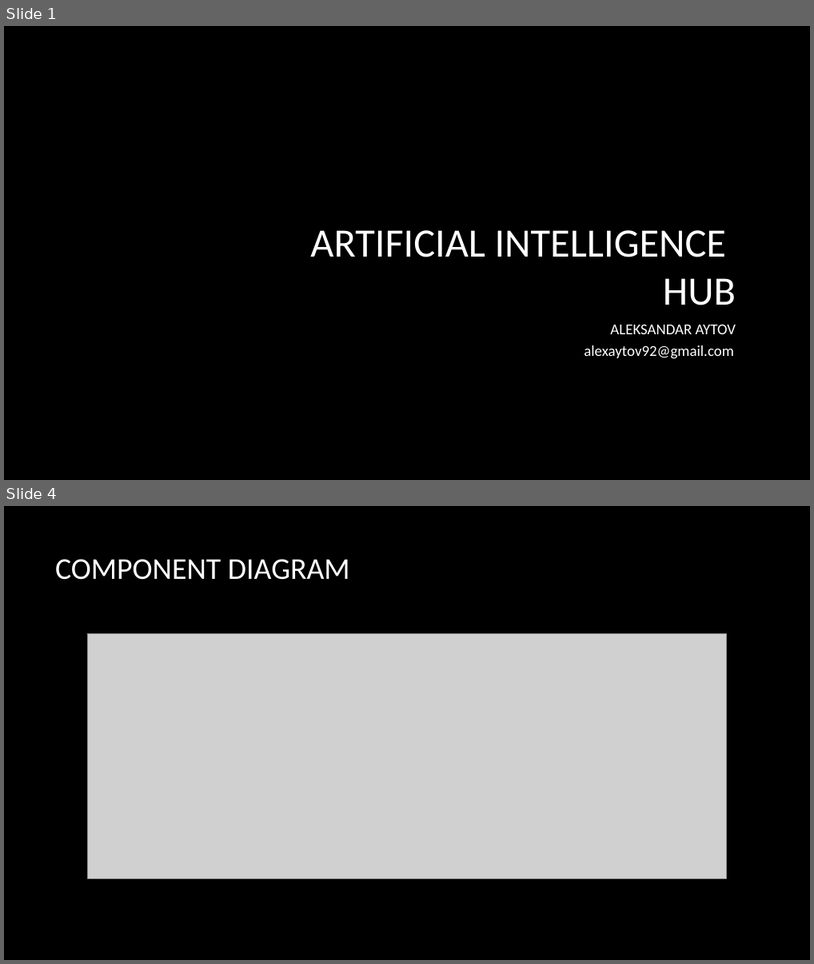
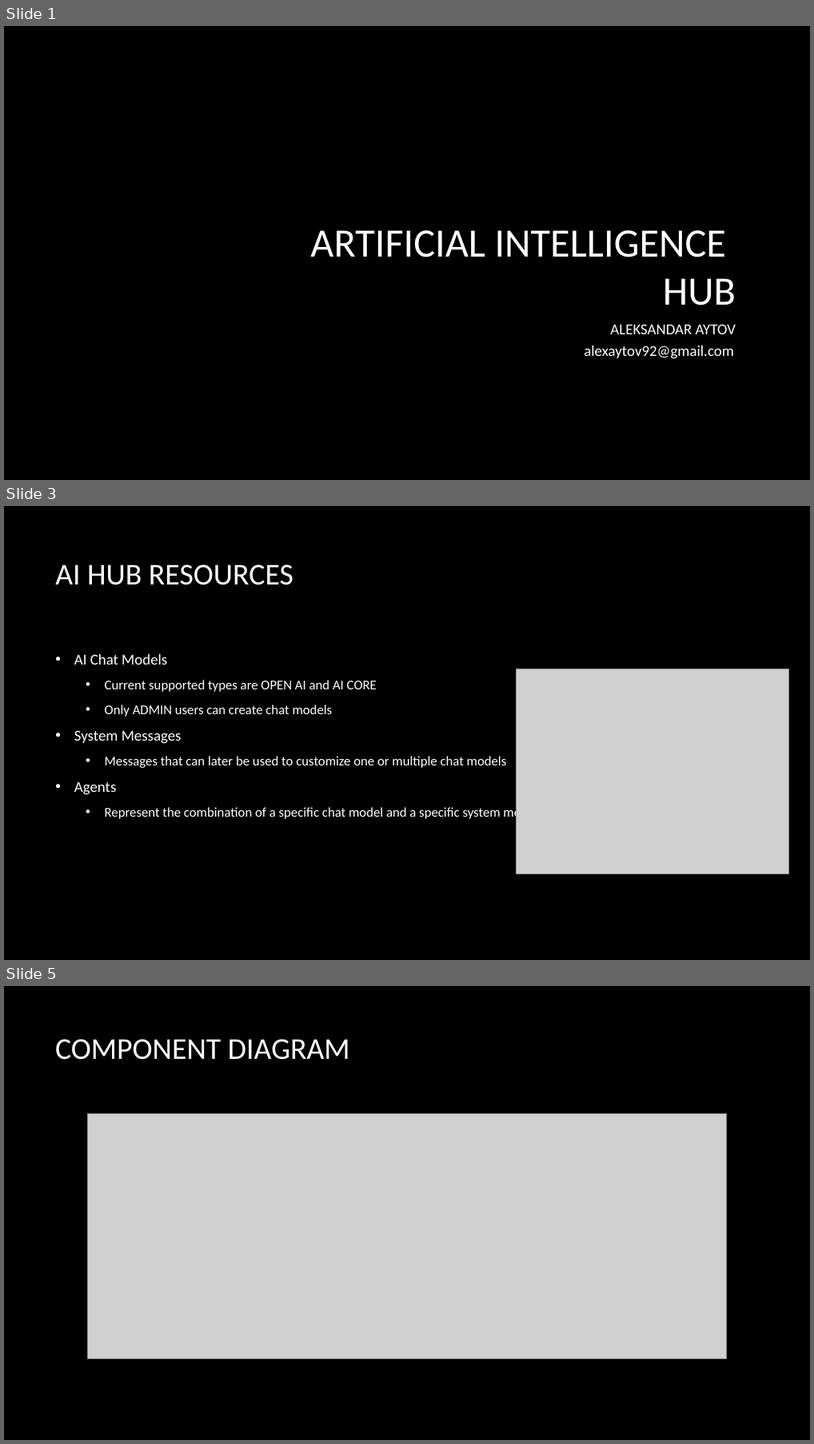
Before and after one commit to alexaytov/ai-hub, a slide deck: Presentation.pptx. Shown one above the other, each under a label of ours: slides 1 and 4 before the commit, slides 1, 3 and 5 after it; the slides between them are not shown. The pictures are 814x964 and 814x1444 pixels, drawn with LibreOffice and Linux fonts; fonts in the diff are those of the drawing; grey boxes stand for pictures; background and template pictures are left out. Boxes give left, top, right and bottom in pixels: in the first picture for what was removed or moved away, otherwise in the second. Text is boxed around its words. In the diff, an @@ line names an element or a change of style, - is before the commit and + after.

```diff
--- a/Presentation.pptx
+++ b/Presentation.pptx
@@ slide 3 added at box(4, 506, 810, 960), background picture (left out) @@
@@ title added at box(55, 564, 294, 585), 36 pt, text #FFFFFF @@
+AI HUB RESOURCES
@@ text added at box(74, 654, 550, 820), 16 pt, text #FFFFFF @@
+• AI Chat Models
+  • Current supported types are OPEN AI and AI CORE
+  • Only ADMIN users can create chat models
+• System Messages
+  • Messages that can later be used to customize one or multiple chat models
+• Agents
+  • Represent the combination of a specific chat model and a specific system message
@@ picture added at box(516, 669, 790, 874) @@
@@ what was slide 4 is now slide 5 @@
```
Also in this commit, not shown: 2 slides changed.
